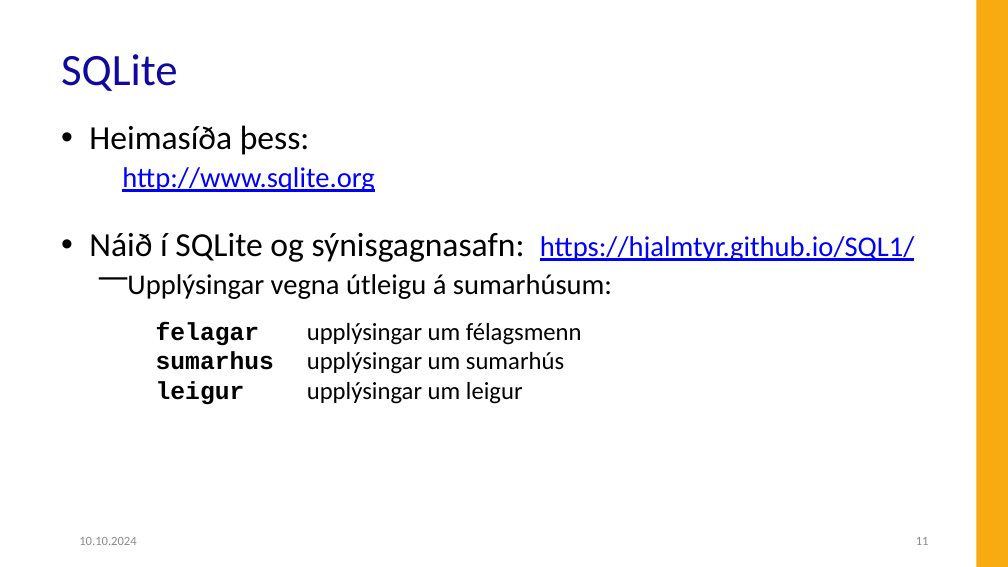
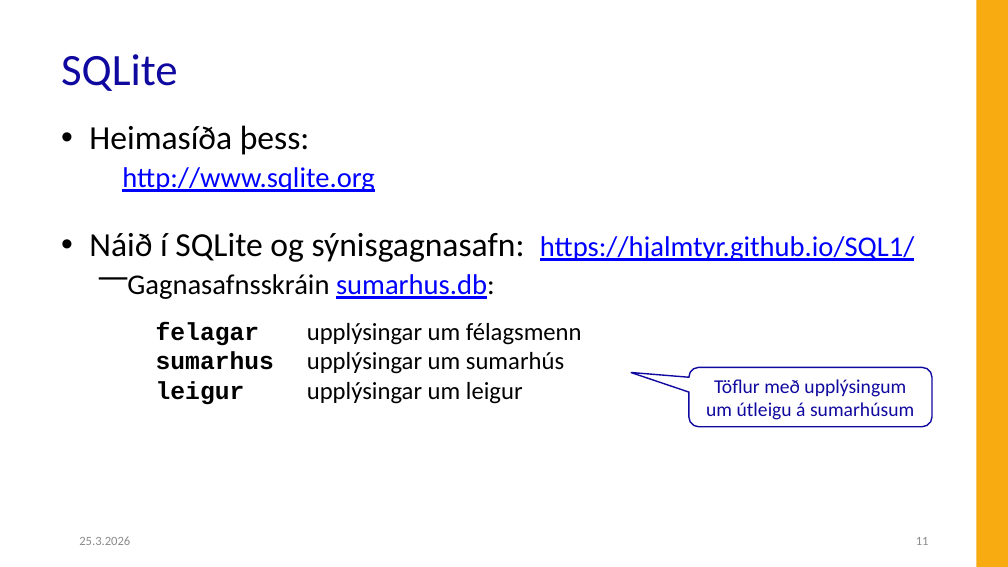
Before and after one commit to Hjalmtyr/SQL1, a slide deck: slide 11 of SQL-I.pptx. Drawn at 1008x567 pixels with LibreOffice and Linux fonts; fonts in the diff are those of the drawing; background and template pictures are left out. Boxes give left, top, right and bottom in pixels: in the first picture for what was removed or moved away, otherwise in the second. Text is boxed around its words. In the diff, an @@ line names an element or a change of style, - is before the commit and + after.

```diff
--- a/SQL-I.pptx
+++ b/SQL-I.pptx
@@ text at (x1=127, y1=274, x2=495, y2=299): text changed @@
-  ⎻ Upplýsingar vegna útleigu á sumarhúsum:
+  ⎻ Gagnasafnsskráin sumarhus.db:
@@ rounded speech box added at (x1=688, y1=367, x2=931, y2=426), fill #FFFFFF, outline #10099F 1 pt, 14 pt, text #10099F @@
+Töflur með upplýsingum um útleigu á sumarhúsum
@@ text at (x1=79, y1=536, x2=130, y2=545): text changed @@
-10.10.2024
+25.3.2026
```
Also in this commit, not shown: 80 other slides changed, 4 slides added, 2 slides removed, 21 other files.
